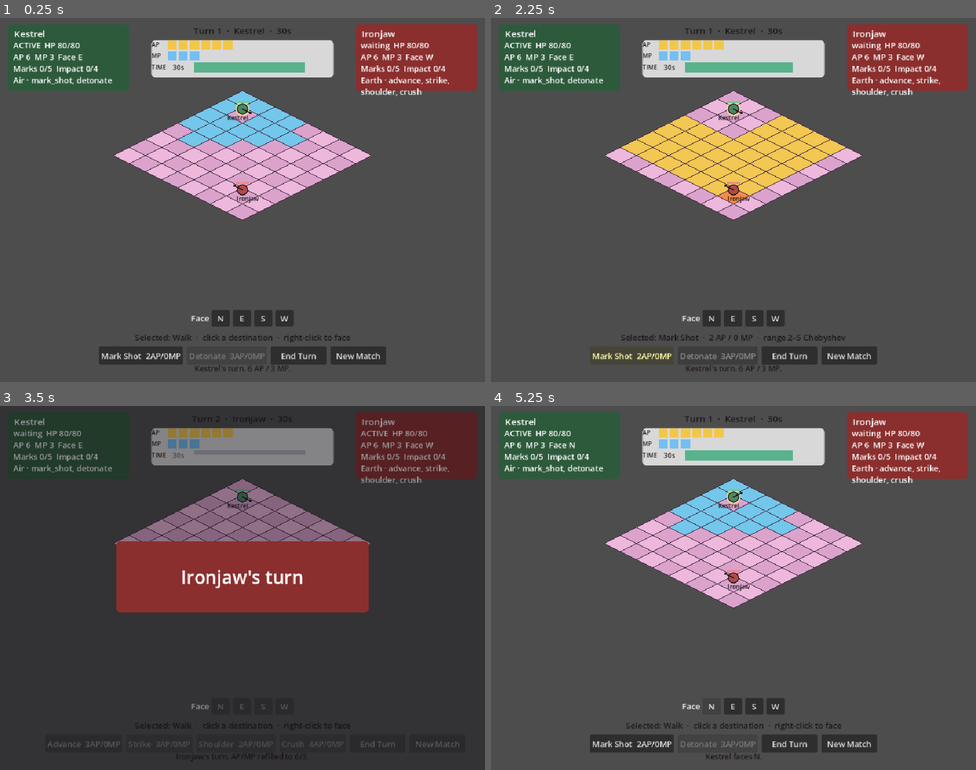
Above: before the commit, frames 1-4 (two rows, left to right).
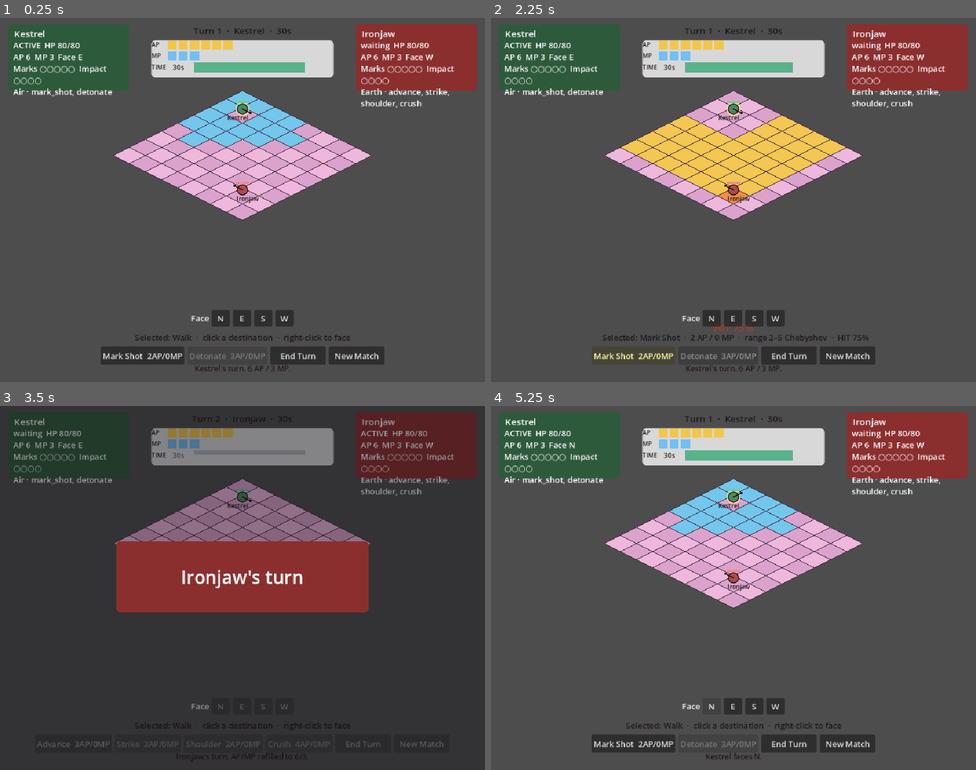
Above: after the commit, the same moments.

Repository: maurogp12/stasiumxii
Game: Godot game, scene res://main.tscn
The game is run twice, just before and just after one commit, with the same random seed, the same clock (stepped at 60 frames per second) and the same inputs.
Inputs (mouse positions are in pixels of both pictures, inside the frame that each line leads up to):
- Up to frame 1 (0.25 s): no input
- Up to frame 2 (2.25 s): click "New Match" at 0.5 s; click "New Match" at 1.25 s; click "Mark Shot 2AP/0MP" at 2 s
- Up to frame 3 (3.5 s): click "End Turn" at 2.75 s
- Up to frame 4 (5.25 s): tap A at 3.5 s; move the mouse to (840, 569) at 3.52 s; click (840, 569) at 3.67 s; click "New Match" at 4.25 s; click "N" at 5 s

The runs differ from the first frame. In frame 1, 1.7% of the frame differs, in the area x 2-94%, y 13-96%; in frame 2, 2.1%; in frame 3, 1.3%; in frame 4, 1.7%.

Commit message:
Add Locked aim hit-% chrome on top of the kit slice.
Show Chebyshev bands 90/80/75/70 before rolling casts, hide them for
Advance and walks, pip Marks/Impact, and telegraph Crush stun only at 4.

Co-authored-by: maurogp12 <maurogp12@users.noreply.github.com>

Diff:
--- a/backend/combat_sim.gd
+++ b/backend/combat_sim.gd
@@ -279,6 +279,42 @@
 	if distance <= 5:
 		return 75
 	return 70
+
+
+## Presentation helper only. Locked Chebyshev bands; no +5. Advance / walks: show=false.
+func aim_hit_preview(seat: int, spell_id: String, dest: Variant = null) -> Dictionary:
+	var out := {
+		"show": false,
+		"hit_chance": 0,
+		"range": 0,
+		"rolls": false,
+		"spell": spell_id,
+		"stun_telegraph": false,
+	}
+	var def: Dictionary = SpellKits.spell(spell_id)
+	if def.is_empty() or not bool(def.get("rolls", false)):
+		return out
+	out["rolls"] = true
+	var actor := _unit_by_seat(seat)
+	if actor.is_empty() or not actor["alive"]:
+		return out
+	var cell: Vector2i
+	if dest == null:
+		var enemy := _enemy_of(seat)
+		if enemy.is_empty() or not enemy["alive"]:
+			return out
+		cell = enemy["pos"]
+	else:
+		cell = _as_cell(dest)
+	var dist := chebyshev(actor["pos"], cell)
+	out["range"] = dist
+	out["hit_chance"] = hit_chance(dist)
+	if dist >= int(def["min_range"]) and dist <= int(def["max_range"]):
+		out["show"] = true
+	# A05 telegraph only: Impact == 4 before a spend-2 connect. No new resolve rules.
+	if spell_id == SpellKits.CRUSH and int(actor.get("impact", 0)) == int(def.get("stun_if_impact_before", 4)):
+		out["stun_telegraph"] = true
+	return out
 
 
 func _make_unit(seat: int, class_id: String, unit_name: String, element: String, pos: Vector2i, facing: String) -> Dictionary:
--- a/board_view.gd
+++ b/board_view.gd
@@ -4,7 +4,8 @@
 ## Walk: dest-click only. CombatSim expands the ortho path; this view never sends
 ## intent.path. Pawns tween one ortho tile at a time along the returned walk path.
 ## Advance: dest-click teleport snap. No hop playback; CombatSim ignores client path.
-## Mark Shot: selected chrome paints the Chebyshev 2–5 range ring; walk chrome stays off.
+## Rolling enemy spells: selected chrome paints the Chebyshev range ring; walk chrome stays off.
+## Aim preview shows Locked hit percent for rolling casts. Advance and walks have none.
 ## Proposed timers: ~1.0s client-only seat handoff banner, plus a 30s seat clock
 ## (TurnClock.DURATION_SEC) that auto End Turns on expiry. Walk hops lock input
 ## but do not pause the clock.
@@ -145,6 +146,7 @@
 	if _busy:
 		return
 	_paint_highlights()
+	_sync_aim_preview()
 
 
 func _on_face_requested(dir: String) -> void:
@@ -336,7 +338,7 @@
 	if spell_id != "" and not CombatHUD.offered_cast_ids(actor, legal).has(spell_id):
 		spell_id = ""
 	# Enemy-targeted spells: paint the range ring as soon as the spell is selected.
-	# Walk chrome stays off. Aim chance chrome is client and is not added here.
+	# Walk chrome stays off. Rolling casts also get Locked hit percent aim preview.
 	if spell_id != "" and spell_id != SpellKits.ADVANCE:
 		var def: Dictionary = SpellKits.spell(spell_id)
 		if str(def.get("target", "")) == "enemy":
@@ -349,6 +351,18 @@
 		elif kind == "cast" and str(intent.get("spell", "")) == spell_id and intent.has("to"):
 			var highlight := "advance" if spell_id == SpellKits.ADVANCE else "target"
 			_tile_at(intent["to"]).set_highlight(highlight)
+	_sync_aim_preview()
+
+
+func _sync_aim_preview() -> void:
+	if _hud == null:
+		return
+	var spell_id := _hud.selected_spell()
+	if spell_id == "" or not SpellKits.rolls(spell_id):
+		_hud.set_aim_preview({})
+		return
+	var snap := CombatSim.snapshot()
+	_hud.set_aim_preview(CombatSim.aim_hit_preview(int(snap.get("active_seat", 0)), spell_id))
 
 
 func _tile_at(cell: Vector2i) -> BoardTile:
--- a/data/kits.gd
+++ b/data/kits.gd
@@ -140,3 +140,10 @@
 
 static func has_spell(class_id: String, spell_id: String) -> bool:
 	return spell_id in class_spells(class_id)
+
+
+static func rolls(spell_id: String) -> bool:
+	var def: Dictionary = spell(spell_id)
+	if def.is_empty():
+		return false
+	return bool(def.get("rolls", false))
--- a/tests/run_combat_tests.gd
+++ b/tests/run_combat_tests.gd
@@ -55,6 +55,7 @@
 	_test_stun_suppresses_actions_open_a05()
 	_test_legal_intents_new_spell_gates()
 	_test_kit_class_exclusions()
+	_test_aim_hit_preview()
 
 
 func _test_reset_and_turn_order() -> void:
@@ -501,6 +502,9 @@
 	eq(hud.contains("Detonate"), false, "HUD does not hardcode Detonate label")
 	eq(hud.contains("Shoulder"), false, "HUD does not hardcode Shoulder label")
 	eq(hud.contains("Crush"), false, "HUD does not hardcode Crush label")
+	truthy(hud.contains("aim_hit_caption"), "HUD exposes Locked hit-percent aim chrome")
+	truthy(hud.contains("HIT %d%%"), "HUD hit-percent caption uses Locked bands")
+	truthy(hud.contains("engine_pips"), "HUD shows Marks/Impact as pips")
 
 
 func _test_handoff_timer_is_client_only() -> void:
@@ -1317,7 +1321,7 @@
 	eq(_has_legal_cast(1, "crush"), false, "Crush omitted when out of range even at 4 Impact")
 	eq(_has_legal_cast(1, "shoulder"), false, "Shoulder omitted when out of range")
 
-	# Range chrome for Detonate is Chebyshev 1–6. No aim hit-% chrome.
+	# Range chrome for Detonate is Chebyshev 1–6. Hit-percent chrome is tested separately.
 	_sim.reset_match({"seed": 1, "kestrel_pos": Vector2i(3, 3), "ironjaw_pos": Vector2i(5, 3)})
 	var painted: Dictionary = {}
 	for cell in _sim.range_highlight_cells(0, SpellKits.DETONATE):
@@ -1341,8 +1345,9 @@
 	truthy(has_r6, "Detonate chrome includes Chebyshev 6")
 	eq(has_r7, false, "Detonate chrome excludes Chebyshev 7")
 	var view := FileAccess.get_file_as_string("res://board_view.gd")
-	eq(view.contains("hit_chance"), false, "board_view has no aim hit-chance chrome")
-	eq(view.contains("hit-%"), false, "board_view has no hit-percent label")
+	truthy(view.contains("aim_hit_preview"), "board_view feeds Locked hit-percent preview")
+	eq(view.contains("hit_chance"), false, "board_view does not call hit_chance itself")
+	eq(view.contains("hit-%"), false, "board_view has no hardcoded hit-percent label")
 
 
 func _test_kit_class_exclusions() -> void:
@@ -1383,6 +1388,76 @@
 	eq(sim_src.contains("* WindMod"), false, "CombatSim still does not multiply by WindMod")
 
 
+func _test_aim_hit_preview() -> void:
+	eq(CombatHUD.aim_hit_caption(90), "HIT 90%", "melee aim caption is HIT 90%")
+	eq(CombatHUD.aim_hit_caption(80), "HIT 80%", "short aim caption is HIT 80%")
+	eq(CombatHUD.aim_hit_caption(75), "HIT 75%", "mid aim caption is HIT 75%")
+	eq(CombatHUD.aim_hit_caption(70), "HIT 70%", "long aim caption is HIT 70%")
+	eq(CombatHUD.aim_hit_caption(-1), "", "hidden aim caption is empty")
+	eq(CombatHUD.engine_pips(1, 5), "●○○○○", "A01 Marks pips show 1/5 on the target")
+	eq(CombatHUD.engine_pips(4, 4), "●●●●", "Impact pips show a full stack")
+	eq(_sim.hit_chance(1), 90, "Locked band 1 stays 90%")
+	eq(_sim.hit_chance(3), 80, "Locked band 2–3 stays 80%")
+	eq(_sim.hit_chance(5), 75, "Locked band 4–5 stays 75%")
+	eq(_sim.hit_chance(6), 70, "Locked band 6–8 stays 70%")
+
+	_sim.reset_match({"seed": 1, "kestrel_pos": Vector2i(0, 0), "ironjaw_pos": Vector2i(5, 0)})
+	var preview: Dictionary = _sim.aim_hit_preview(0, SpellKits.MARK_SHOT)
+	eq(preview["show"], true, "Mark Shot in Chebyshev 5 shows hit percent")
+	eq(preview["rolls"], true, "Mark Shot preview is a rolling cast")
+	eq(preview["hit_chance"], 75, "Mark Shot range 5 previews Locked 75%")
+	eq(preview["stun_telegraph"], false, "Mark Shot never telegraphs stun")
+	preview = _sim.aim_hit_preview(0, SpellKits.DETONATE)
+	eq(preview["show"], true, "Detonate in Chebyshev 5 shows hit percent even without Marks")
+	eq(preview["hit_chance"], 75, "Detonate range 5 previews Locked 75%")
+	preview = _sim.aim_hit_preview(0, SpellKits.ADVANCE)
+	eq(preview["show"], false, "Advance never shows hit percent")
+	eq(preview["rolls"], false, "Advance preview is not a rolling cast")
+	preview = _sim.aim_hit_preview(0, "")
+	eq(preview["show"], false, "walk / empty spell has no hit percent")
+
+	_sim.reset_match({"seed": 1, "kestrel_pos": Vector2i(3, 3), "ironjaw_pos": Vector2i(4, 3)})
+	_sim.submit({"type": "end_turn"})
+	preview = _sim.aim_hit_preview(1, SpellKits.STRIKE)
+	eq(preview["show"], true, "Strike in melee shows hit percent")
+	eq(preview["hit_chance"], 90, "melee rolling casts preview Locked 90%")
+	preview = _sim.aim_hit_preview(1, SpellKits.SHOULDER)
+	eq(preview["hit_chance"], 90, "Shoulder melee previews Locked 90%")
+	preview = _sim.aim_hit_preview(1, SpellKits.CRUSH)
+	eq(preview["hit_chance"], 90, "Crush melee previews Locked 90%")
+	eq(preview["stun_telegraph"], false, "stun telegraph stays off below Impact 4")
+	preview = _sim.aim_hit_preview(1, SpellKits.ADVANCE)
+	eq(preview["show"], false, "Advance still has no hit percent when adjacent")
+
+	_sim.reset_match({
+		"seed": 1,
+		"kestrel_pos": Vector2i(3, 3),
+		"ironjaw_pos": Vector2i(4, 3),
+		"ironjaw_impact": 4,
+	})
+	_sim.submit({"type": "end_turn"})
+	preview = _sim.aim_hit_preview(1, SpellKits.CRUSH)
+	eq(preview["stun_telegraph"], true, "stun telegraph only when Impact is 4 before spend")
+	eq(preview["show"], true, "Crush at range 1 still shows Locked 90%")
+	_sim.reset_match({
+		"seed": 1,
+		"kestrel_pos": Vector2i(3, 3),
+		"ironjaw_pos": Vector2i(4, 3),
+		"ironjaw_impact": 3,
+	})
+	_sim.submit({"type": "end_turn"})
+	preview = _sim.aim_hit_preview(1, SpellKits.CRUSH)
+	eq(preview["stun_telegraph"], false, "Impact 3 does not telegraph stun")
+
+	var hud := FileAccess.get_file_as_string("res://ui/hud.gd")
+	truthy(hud.contains("set_aim_preview"), "HUD can show pre-cast hit percent")
+	eq(hud.contains("Detonate"), false, "aim chrome still does not hardcode Detonate")
+	eq(hud.contains("WindMod"), false, "aim chrome does not add WindMod")
+	var view := FileAccess.get_file_as_string("res://board_view.gd")
+	truthy(view.contains("_sync_aim_preview"), "board_view syncs Locked hit-percent aim preview")
+	eq(view.contains("Detonate"), false, "aim chrome does not hardcode Detonate in the view")
+
+
 func _has_legal_cast(seat: int, spell_id: String) -> bool:
 	for intent in _sim.legal_intents(seat):
 		if str(intent.get("type", "")) == "cast" and str(intent.get("spell", "")) == spell_id:
--- a/ui/hud.gd
+++ b/ui/hud.gd
@@ -30,6 +30,9 @@
 var _clock_bar_max_width: float = 220.0
 var _clock_seconds: int = int(TurnClock.DURATION_SEC)
 var _locked: bool = false
+var _aim_hit_label: Label
+var _aim_hit_chance: int = -1
+var _stun_telegraph: bool = false
 
 
 ## Kit chrome for the active seat. Advance is never offered unless class_id is ironjaw.
@@ -45,11 +48,29 @@
 			continue
 		if id == SpellKits.ADVANCE and class_id != SpellKits.CLASS_IRONJAW:
 			continue
+		if id == SpellKits.DETONATE and class_id != SpellKits.CLASS_KESTREL:
+			continue
+		if (id == SpellKits.SHOULDER or id == SpellKits.CRUSH) and class_id != SpellKits.CLASS_IRONJAW:
+			continue
 		if not SpellKits.has_spell(class_id, id):
 			continue
 		if not offered.has(id):
 			offered.append(id)
 	return offered
+
+
+static func aim_hit_caption(chance: int) -> String:
+	if chance < 0:
+		return ""
+	return "HIT %d%%" % chance
+
+
+static func engine_pips(current: int, maximum: int) -> String:
+	var filled := clampi(current, 0, maximum)
+	var out := ""
+	for i in range(maximum):
+		out += "●" if i < filled else "○"
+	return out
 
 
 static func legal_cast_ids(legal: Array) -> Dictionary:
@@ -74,7 +95,26 @@
 
 func clear_spell() -> void:
 	_selected_spell = ""
+	set_aim_preview({})
 	_refresh_spell_buttons()
+	_update_selected_label()
+
+
+func set_aim_preview(preview: Dictionary) -> void:
+	if bool(preview.get("show", false)):
+		_aim_hit_chance = int(preview.get("hit_chance", 0))
+	else:
+		_aim_hit_chance = -1
+	_stun_telegraph = bool(preview.get("stun_telegraph", false))
+	if _aim_hit_label != null:
+		var text := aim_hit_caption(_aim_hit_chance)
+		if _stun_telegraph:
+			if text != "":
+				text += "  ·  STUN if it connects"
+			else:
+				text = "STUN if it connects"
+		_aim_hit_label.text = text
+		_aim_hit_label.visible = text != ""
 	_update_selected_label()
 
 
@@ -153,6 +193,14 @@
 	_sync_spell_buttons(offered)
 	if _selected_spell != "" and not offered.has(_selected_spell):
 		_selected_spell = ""
+		_aim_hit_chance = -1
+		_stun_telegraph = false
+	if _selected_spell == "":
+		_aim_hit_chance = -1
+		_stun_telegraph = false
+		if _aim_hit_label != null:
+			_aim_hit_label.text = ""
+			_aim_hit_label.visible = false
 	_update_selected_label()
 
 	var legal_spells := legal_cast_ids(legal)
@@ -228,11 +276,20 @@
 	_selected_label.add_theme_color_override("font_color", Color(0.12, 0.1, 0.12))
 	root.add_child(_selected_label)
 
+	_aim_hit_label = Label.new()
+	_aim_hit_label.position = Vector2(220, 598)
+	_aim_hit_label.size = Vector2(520, 24)
+	_aim_hit_label.horizontal_alignment = HORIZONTAL_ALIGNMENT_CENTER
+	_aim_hit_label.add_theme_font_size_override("font_size", 20)
+	_aim_hit_label.add_theme_color_override("font_color", Color(0.72, 0.22, 0.16))
+	_aim_hit_label.visible = false
+	root.add_child(_aim_hit_label)
+
 	_action_bar = HBoxContainer.new()
-	_action_bar.position = Vector2(90, 650)
-	_action_bar.size = Vector2(780, 36)
+	_action_bar.position = Vector2(16, 650)
+	_action_bar.size = Vector2(928, 36)
 	_action_bar.alignment = BoxContainer.ALIGNMENT_CENTER
-	_action_bar.add_theme_constant_override("separation", 8)
+	_action_bar.add_theme_constant_override("separation", 6)
 	root.add_child(_action_bar)
 
 	_end_turn_button = Button.new()
@@ -383,17 +440,15 @@
 	var stun_note := ""
 	if int(unit.get("stun_remaining", 0)) > 0 or bool(unit.get("stunned", false)):
 		stun_note = "  STUN"
-	return "[color=#ffffff]%s  HP %d/%d\nAP %d  MP %d  Face %s\nMarks %d/%d  Impact %d/%d%s\n%s[/color]" % [
+	return "[color=#ffffff]%s  HP %d/%d\nAP %d  MP %d  Face %s\nMarks %s  Impact %s%s\n%s[/color]" % [
 		status,
 		int(unit["hp"]),
 		int(unit["max_hp"]),
 		int(unit["ap"]),
 		int(unit["mp"]),
 		str(unit["facing"]),
-		int(unit["marks"]),
-		int(unit["marks_cap"]),
-		int(unit["impact"]),
-		int(unit["impact_cap"]),
+		engine_pips(int(unit["marks"]), int(unit["marks_cap"])),
+		engine_pips(int(unit["impact"]), int(unit["impact_cap"])),
 		stun_note,
 		str(unit["element"]).capitalize() + " · " + ", ".join(PackedStringArray(unit["spells"])),
 	]
@@ -482,12 +537,14 @@
 
 
 func _update_selected_label() -> void:
+	if _selected_label == null:
+		return
 	if _selected_spell == "":
 		_selected_label.text = "Selected: Walk  ·  click a destination  ·  right-click to face"
 		return
 	var def: Dictionary = SpellKits.spell(_selected_spell)
 	var range_metric := "Manhattan" if str(def.get("range_mode", "chebyshev")) == "manhattan" else "Chebyshev"
-	_selected_label.text = "Selected: %s  ·  %d AP / %d MP  ·  range %d–%d %s" % [
+	var text := "Selected: %s  ·  %d AP / %d MP  ·  range %d–%d %s" % [
 		def.get("name", _selected_spell),
 		int(def.get("ap", 0)),
 		int(def.get("mp", 0)),
@@ -495,3 +552,8 @@
 		int(def.get("max_range", 0)),
 		range_metric,
 	]
+	if bool(def.get("rolls", false)) and _aim_hit_chance >= 0:
+		text += "  ·  %s" % aim_hit_caption(_aim_hit_chance)
+	if _stun_telegraph:
+		text += "  ·  STUN if it connects"
+	_selected_label.text = text
Not shown, changed: README.md
